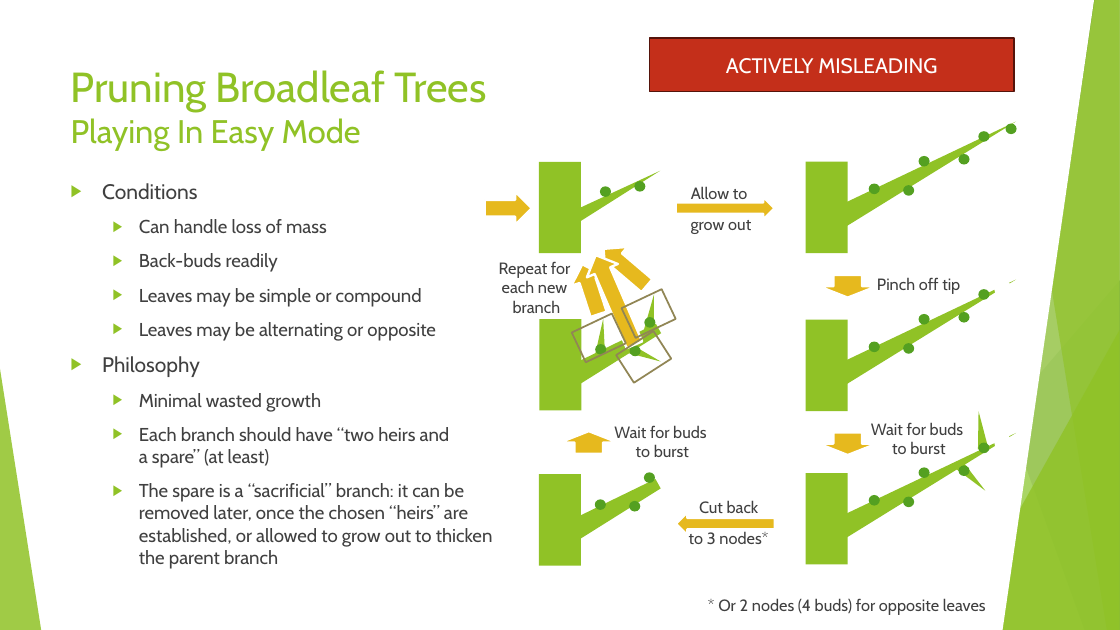
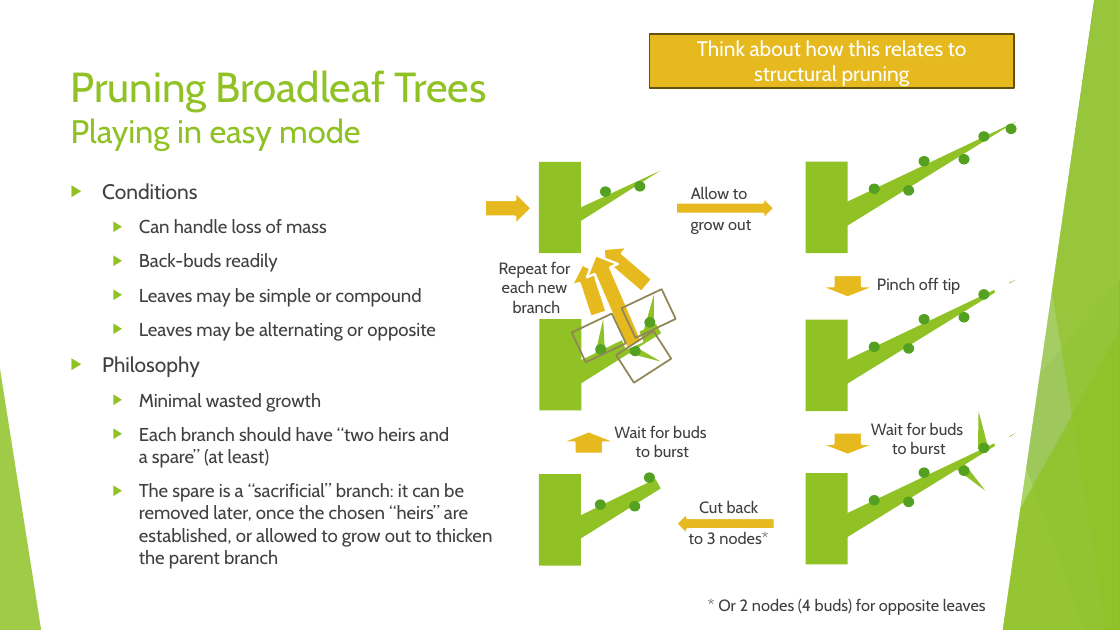
Before and after one commit to AlexLabram/Bonsai, a slide deck: slide 21 of Courseware/Bonsai On A Budget (running).pptx (slide 20 before the commit). Drawn at 1120x630 pixels with LibreOffice and Linux fonts; fonts in the diff are those of the drawing. Boxes give left, top, right and bottom in pixels: in the first picture for what was removed or moved away, otherwise in the second. Text is boxed around its words. In the diff, an @@ line names an element or a change of style, - is before the commit and + after.

Commit message:
Integrated changes from 3-eve and 2-day series
Needs further work to form a single compelling narrative, esp. around pruning

```diff
--- a/Courseware/Bonsai On A Budget (running).pptx
+++ b/Courseware/Bonsai On A Budget (running).pptx
@@ rectangle removed at (649,38,1014,92) @@
-ACTIVELY MISLEADING
@@ rectangle added at (649,34,1014,88), fill #E6B91E, outline #65510D 1.5 pt, 18 pt, text #FFFFFF @@
+Think about how this relates to structural pruning
@@ title at (71,70,487,151): text changed @@
-Pruning Broadleaf Trees
-Playing In Easy Mode
+Pruning Broadleaf Trees
+Playing in easy mode
```
Also in this commit, not shown: 6 other slides changed, 8 slides added, 2 slides removed.
